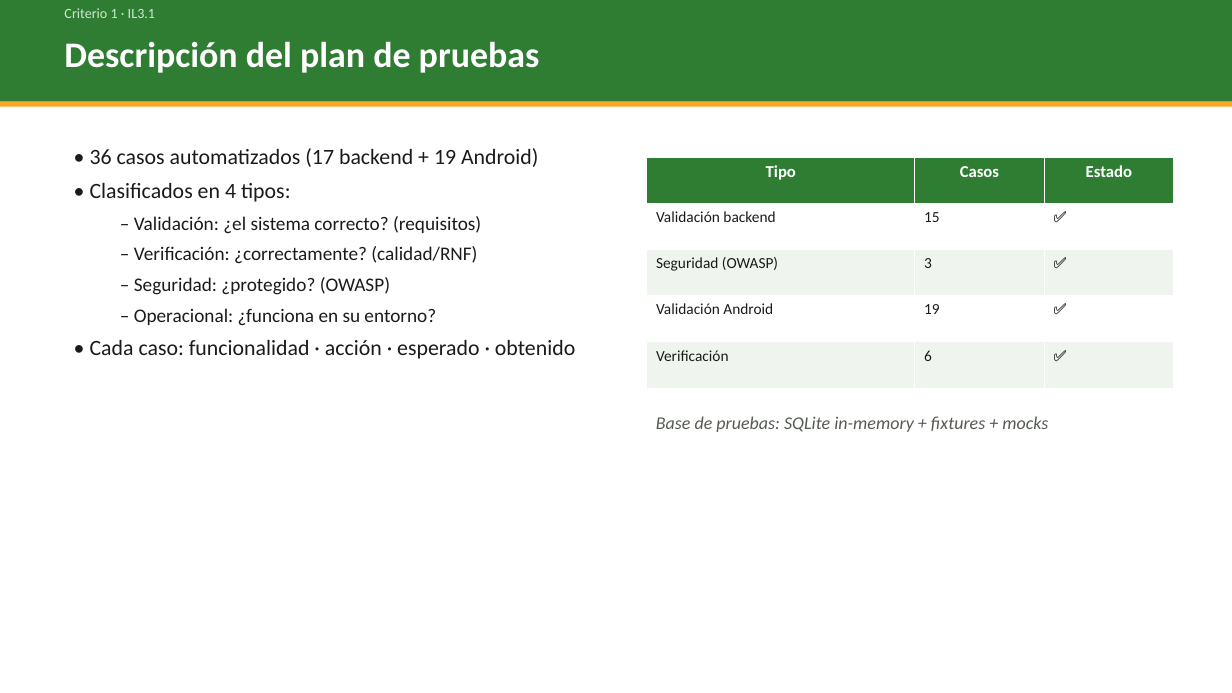
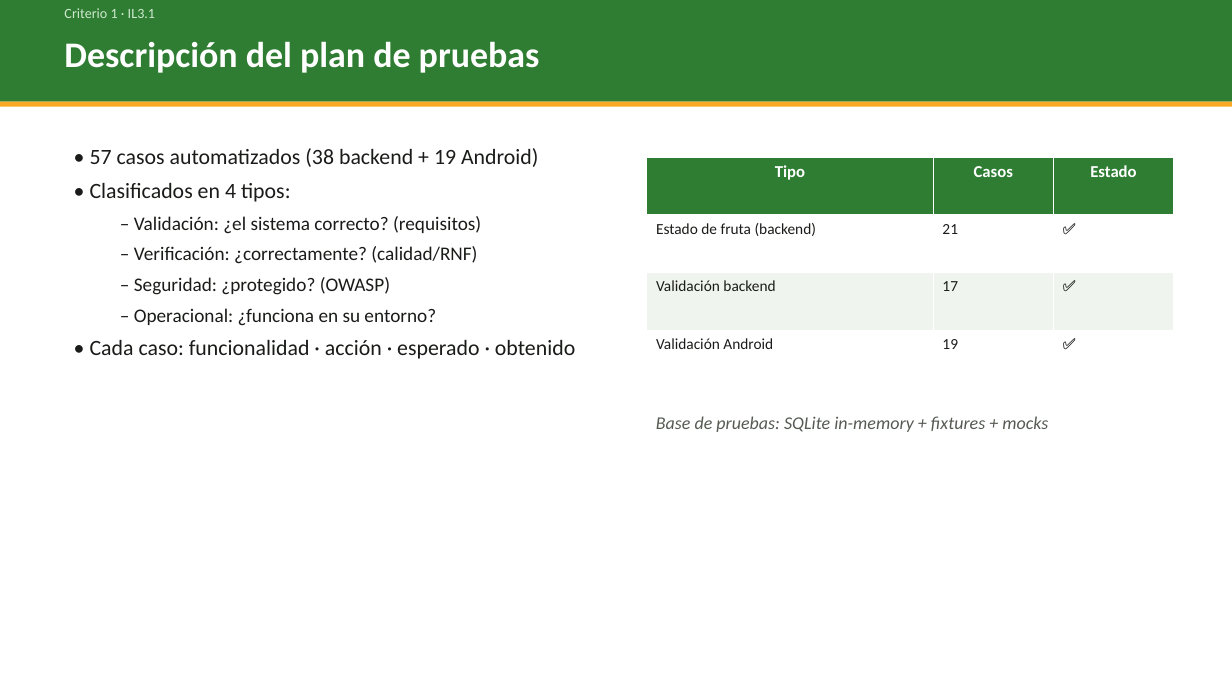
Before and after one commit to apotheosisss/MaduraApp-Produccion, a slide deck: slide 4 of Documentación/Evaluacion_3/MaduraApp_Presentacion_Evaluacion3_GRABAR.pptx. Drawn at 1232x693 pixels with LibreOffice and Linux fonts; fonts in the diff are those of the drawing. Boxes give left, top, right and bottom in pixels: in the first picture for what was removed or moved away, otherwise in the second. Text is boxed around its words. In the diff, an @@ line names an element or a change of style, - is before the commit and + after.

Commit message:
feat(ev3): observaciones del docente — tests de estado de fruta, rendimiento y actas
- test_inference.py: 21 pruebas de verificación del ESTADO DE MADUREZ (prioridad)
  (clase -> fruta/estado/color/recomendación; umbral; filtro). Backend ahora 38 tests.
- medir_rendimiento.py + 09_Pruebas_Rendimiento.md: tiempos de respuesta y carga
  con usuarios concurrentes en ambiente controlado (0 errores hasta 50 concurrentes).
- 3 actas de avance (EP1/EP2/EP3) en PDF, con datos, entregables y doble firma.
- actualizar conteo a 57 pruebas (38+19) en plan, informe, guiones, PPT y reporte HTML.

```diff
--- a/Documentación/Evaluacion_3/MaduraApp_Presentacion_Evaluacion3_GRABAR.pptx
+++ b/Documentación/Evaluacion_3/MaduraApp_Presentacion_Evaluacion3_GRABAR.pptx
@@ text at [90, 148, 538, 167]: text changed @@
-• 36 casos automatizados (17 backend + 19 Android)
+• 57 casos automatizados (38 backend + 19 Android)
@@ table at [647, 157, 1174, 388] @@
-row 2, column 1: Validación backend
+row 2, column 1: Estado de fruta (backend)
-row 2, column 2: 15
+row 2, column 2: 21
-row 3, column 1: Seguridad (OWASP)
+row 3, column 1: Validación backend
-row 3, column 2: 3
+row 3, column 2: 17
-row 5: Verificación | 6 | ✅
```
Also in this commit, not shown: 2 other slides changed, 25 other files.
